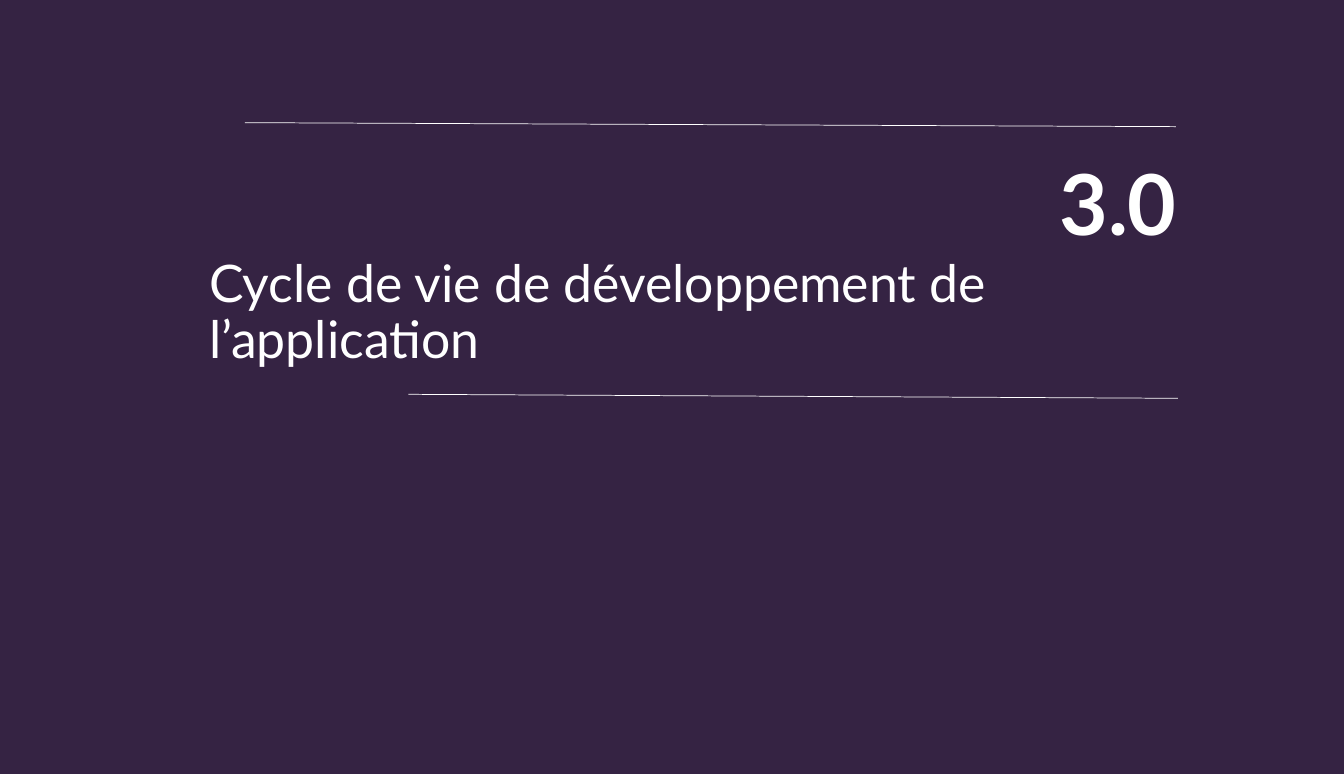
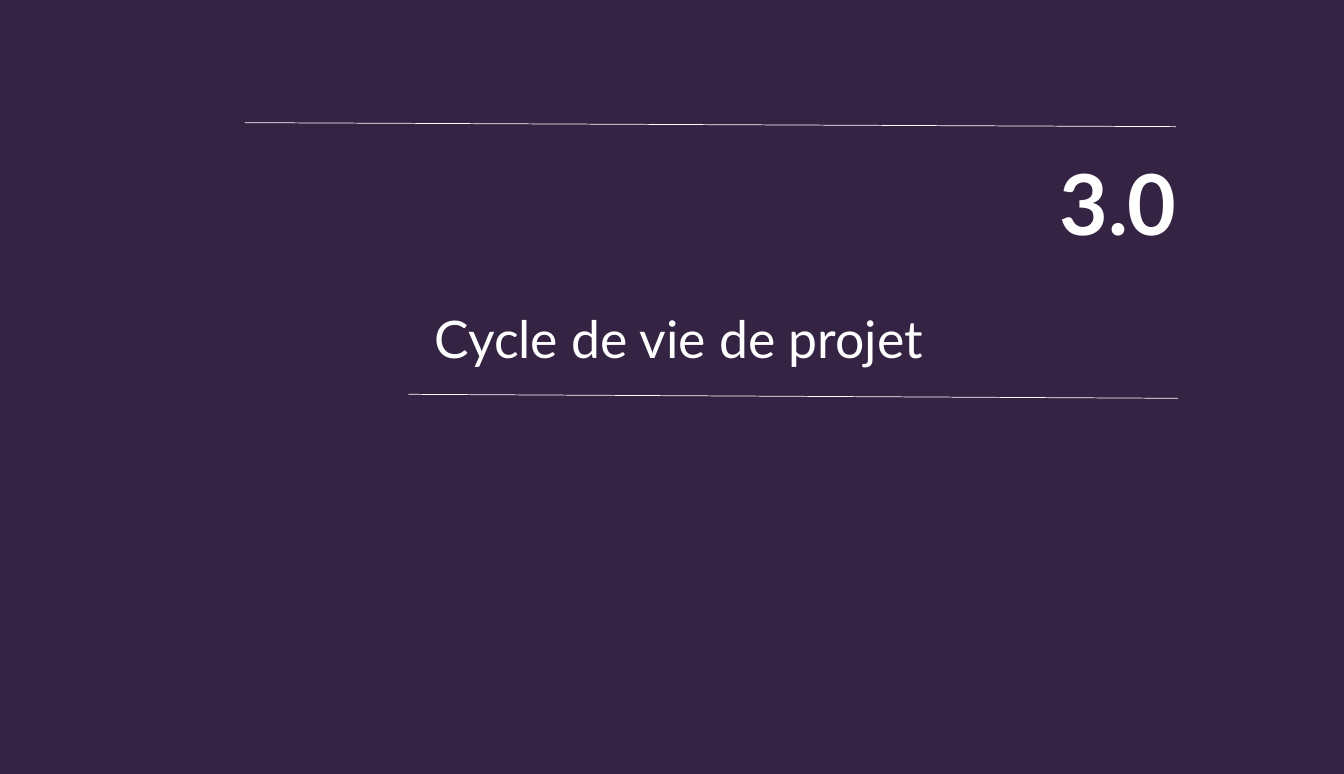
Before and after one commit to mjayari/PFE_Project, a slide deck: slide 7 of Présentation-PFE.pptx (slide 8 before the commit). Drawn at 1344x774 pixels with LibreOffice and Linux fonts; fonts in the diff are those of the drawing; background and template pictures are left out. Boxes give left, top, right and bottom in pixels: in the first picture for what was removed or moved away, otherwise in the second. Text is boxed around its words. In the diff, an @@ line names an element or a change of style, - is before the commit and + after.

```diff
--- a/Présentation-PFE.pptx
+++ b/Présentation-PFE.pptx
@@ text at (434, 320, 923, 368): text changed @@
-Cycle de vie de développement de l’application
+Cycle de vie de projet
```
Also in this commit, not shown: 22 other slides changed, 14 slides added, 2 slides removed, 3 other files.
